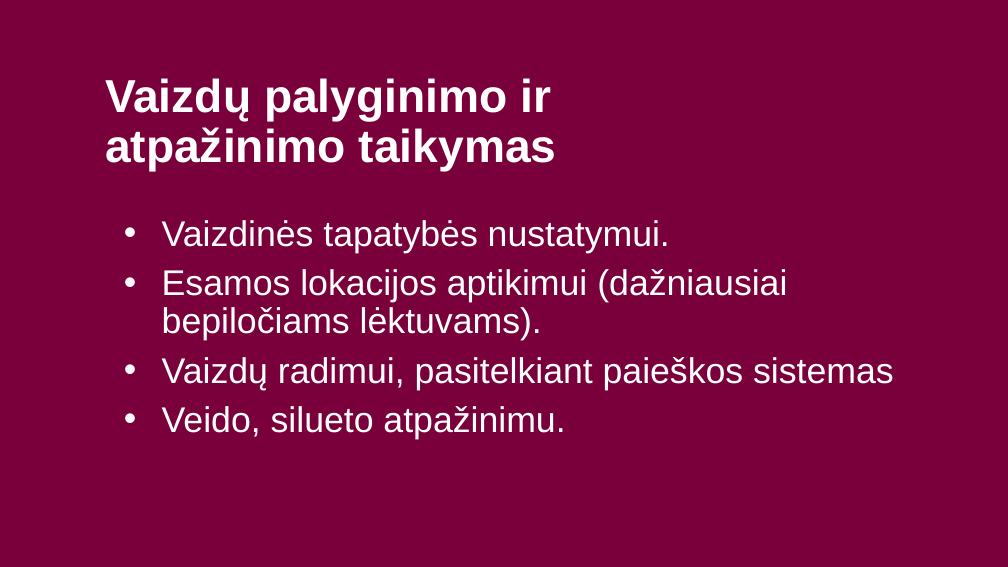
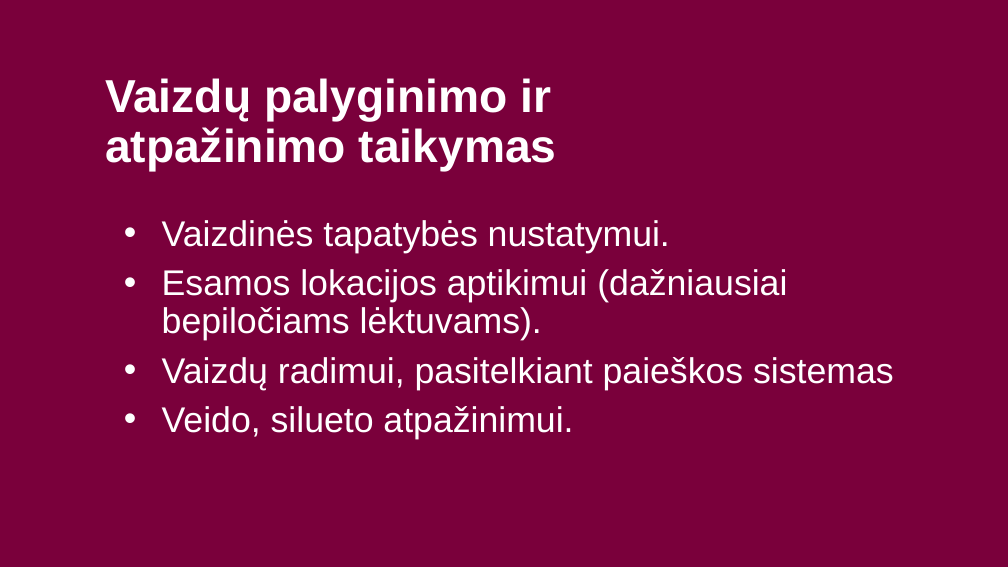
Before and after one commit to butkandrius/kursinis, a slide deck: slide 4 of Presentation/Detalus vaizdų panašumas naudojant trejetų tinklus.pptx. Drawn at 1008x567 pixels with LibreOffice and Linux fonts; fonts in the diff are those of the drawing; background and template pictures are left out. Boxes give left, top, right and bottom in pixels: in the first picture for what was removed or moved away, otherwise in the second. Text is boxed around its words. In the diff, an @@ line names an element or a change of style, - is before the commit and + after.

Commit message:
presentation typo

```diff
--- a/Presentation/Detalus vaizdų panašumas naudojant trejetų tinklus.pptx
+++ b/Presentation/Detalus vaizdų panašumas naudojant trejetų tinklus.pptx
@@ text at box(162, 406, 573, 439): text changed @@
-• Veido, silueto atpažinimu.
+• Veido, silueto atpažinimui.
```
Also in this commit, not shown: 6 other slides changed.
